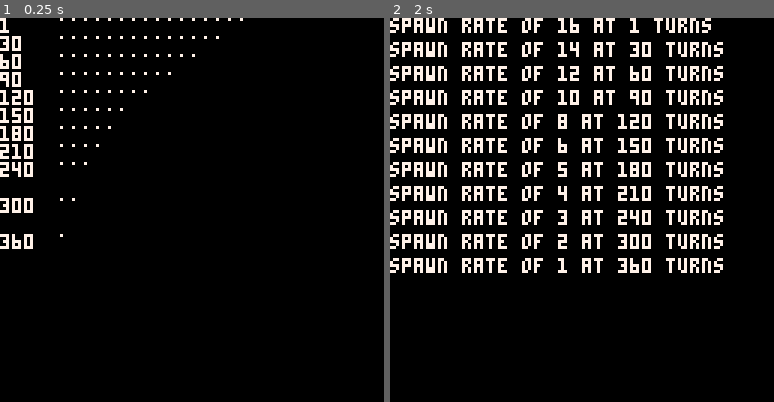
Above: before the commit, frames 1-2 (left to right).
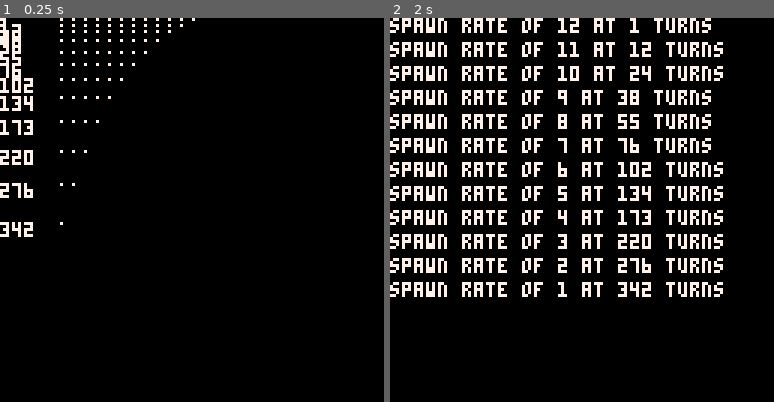
Above: after the commit, the same moments.

Repository: taylordolan/grid-folks
Game: PICO-8 cartridge manual_spawn_rate.p8
The game is run twice, just before and just after one commit, with the same random seed, the same clock (stepped at 60 frames per second) and the same inputs.
Inputs:
- Up to frame 1 (0.25 s): no input
- Up to frame 2 (2 s): tap X (X key) at 0.33, 1.07, 1.85 s

The runs differ from the first frame. In frame 1, 2.6% of the frame differs, in the area x 0-64%, y 0-61%; in frame 2, 3.6%, in the area x 0-87%, y 0-73%.

Commit message:
set spawn rate functionally

Diff:
--- a/grid_folks.p8
+++ b/grid_folks.p8
@@ -107,26 +107,41 @@
 	refresh_pads()
 
 	-- spawn stuff
-	spawn_rates = {
-		[001] = 12,
-		[012] = 11,
-		[024] = 10,
-		[038] = 9,
-		[055] = 8,
-		[076] = 7,
-		[102] = 6,
-		[134] = 5,
-		[173] = 4,
-		[220] = 3,
-		[276] = 2,
-		[342] = 1,
-	}
+	-- spawn_rates = {
+  --   [001] = 12,
+  --   [012] = 11,
+	-- 	[024] = 10,
+	-- 	[038] = 9,
+	-- 	[055] = 8,
+	-- 	[076] = 7,
+	-- 	[102] = 6,
+	-- 	[134] = 5,
+	-- 	[173] = 4,
+	-- 	[220] = 3,
+	-- 	[276] = 2,
+	-- 	[342] = 1,
+  -- }
+	function get_spawn_rates(base, offset, starting_spawn_rate)
+    local spawn_rates = {
+      [001] = starting_spawn_rate,
+    }
+    local offset = 1
+    local increase = base
+    for i=1, starting_spawn_rate - 1 do
+      increase += i - 1
+      local next = offset + increase
+      spawn_rates[next] = starting_spawn_rate - i
+      offset = next
+    end
+    return spawn_rates
+  end
+  spawn_rates = get_spawn_rates(11, 1, 12)
 	spawn_bags = {
-		[01] = {"baby"},
-		[21] = {"baby", "dash"},
-		[41] = {"baby", "dash","timid"},
-		[61] = {"slime", "dash","timid"},
-		[81] = {"slime", "dash","timid","grow"},
+		[001] = {"baby"},
+		[031] = {"baby", "dash"},
+		[061] = {"baby", "dash","timid"},
+		[091] = {"slime", "dash","timid"},
+		[121] = {"slime", "dash","timid","grow"},
 	}
 	spawn_functions = {
 		["baby"] = function()
@@ -282,7 +297,7 @@
 	end
 	h_btns()
 
-	-- if stat(1) > 1 then printh(stat(1)) end
+	if stat(1) > 1 then printh(stat(1)) end
 end
 
 function shake(dir)
--- a/manual_spawn_rate.p8
+++ b/manual_spawn_rate.p8
@@ -6,19 +6,37 @@
 
 function _init()
 
-  spawn_rates = {
-    [1] = 16,
-		[30] = 14,
-		[60] = 12,
-		[90] = 10,
-    [120] = 8,
-		[150] = 6,
-		[180] = 5,
-		[210] = 4,
-		[240] = 3,
-		[300] = 2,
-		[360] = 1,
-  }
+  -- spawn_rates = {
+  --   [001] = 12,
+  --   [012] = 11,
+	-- 	[024] = 10,
+	-- 	[038] = 9,
+	-- 	[055] = 8,
+	-- 	[076] = 7,
+	-- 	[102] = 6,
+	-- 	[134] = 5,
+	-- 	[173] = 4,
+	-- 	[220] = 3,
+	-- 	[276] = 2,
+	-- 	[342] = 1,
+  -- }
+  function get_spawn_rates(base, offset, starting_spawn_rate)
+    local spawn_rates = {
+      [001] = starting_spawn_rate,
+    }
+    local offset = 1
+    local increase = base
+    for i=1, starting_spawn_rate - 1 do
+      increase += i - 1
+      local next = offset + increase
+      spawn_rates[next] = starting_spawn_rate - i
+      offset = next
+    end
+    return spawn_rates
+  end
+
+  spawn_rates = get_spawn_rates(11, 1, 12)
+
   max_turns = 600
   graph_mode = true
 end
